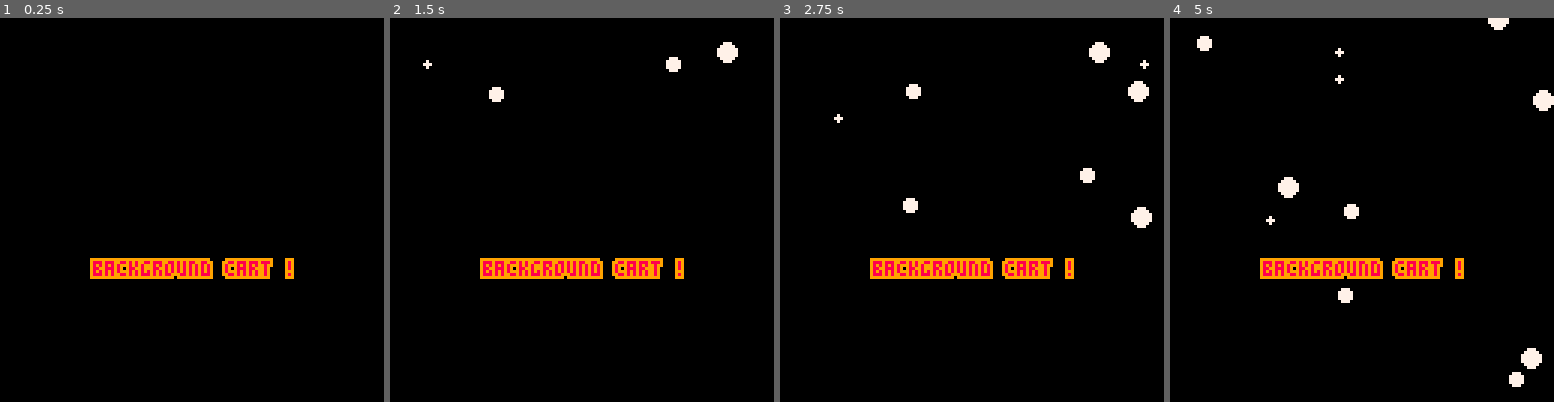
Above: before the commit, frames 1-4 (left to right).
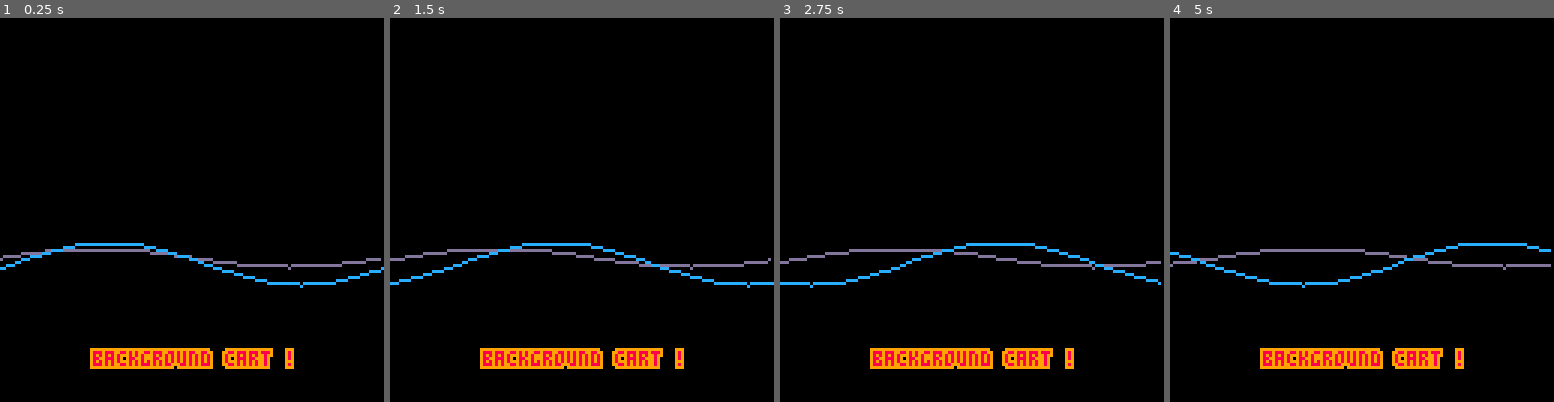
Above: after the commit, the same moments.

Repository: RemySd/background-pico8
Game: PICO-8 cartridge fun_bg.p8
The game is run twice, just before and just after one commit, with the same random seed, the same clock (stepped at 60 frames per second) and the same inputs.
Inputs:
- Up to frame 1 (0.25 s): no input
- Up to frame 2 (1.5 s): no input
- Up to frame 3 (2.75 s): no input
- Up to frame 4 (5 s): no input

The runs differ from the first frame. In frame 1, 6.3% of the frame differs, in the area x 0-100%, y 58-92%; in frame 2, 6.9%; in frame 3, 7.5%; in frame 4, 7.8%, in the area x 0-100%, y 0-97%.

Commit message:
Wave background in progress

Diff:
--- a/bg1.lua
+++ b/bg1.lua
@@ -16,7 +16,7 @@
 
 -- Run the snow background
 function runSnowBg()
-    currentTime = time()
+    local currentTime = time()
 
     if (currentTime - snowBg.prevBallCreatedAt) > snowBg.intensity then
         snowBg.prevBallCreatedAt = currentTime
@@ -37,9 +37,9 @@
 -- Create a ball with randon properties
 function createBall()
     -- pos between min and max horizontal size
-    xPos = flr(rnd(124))
-    radius = flr(rnd(3)) + 1
-    speed = radius -- If the ball is large, the speed is more faster
+    local xPos = flr(rnd(124))
+    local radius = flr(rnd(3)) + 1
+    local speed = radius -- If the ball is large, the speed is more faster
 
     return {
         xPos = xPos,
--- /dev/null
+++ b/bg2.lua
@@ -0,0 +1,91 @@
+-- Wave background
+
+WHITE_COLOR = 7
+
+-- initialization handling --
+
+-- Initialize the background variables
+function initWaveBg()
+    waveBg = {
+        waves = {},
+        samples = 128,
+        amp = 3,
+        frequency = 1,
+        center = 80,
+        speed = 0.1,
+        color = 13
+    }
+
+    createLines(waveBg)
+
+    secondaryWaveBg = {
+        waves = {},
+        samples = 128,
+        amp = 7,
+        frequency = 1,
+        center = 82,
+        speed = 0.5,
+        color = 12
+    }
+
+    createLines(secondaryWaveBg)
+end
+
+function createLines(waveItem)
+    local i_f = 128 / waveItem.frequency
+    local dx = 128 / waveItem.samples
+    local color = waveItem.color or WHITE_COLOR
+
+    for x = 0, 127, dx do
+        local lineWave = {
+            x1 = x,
+            y1 = waveItem.center + sin(x / i_f) * waveItem.amp,
+            x2 = x,
+            y2 = waveItem.center + sin(x / i_f) * waveItem.amp,
+            color = color
+        }
+
+        add(waveItem.waves, lineWave)
+    end
+end
+
+-- data handling --
+
+-- Run the wave background
+function runWaveBg()
+    for wave in all(waveBg.waves) do
+        wave.x1 = wave.x1 + waveBg.speed
+        wave.x2 = wave.x2 + waveBg.speed
+
+        if wave.x1 > 127 then
+            wave.x1 = 0
+        end
+
+        if wave.x2 > 127 then
+            wave.x2 = 0
+        end
+    end
+
+    for wave in all(secondaryWaveBg.waves) do
+        wave.x1 = wave.x1 + secondaryWaveBg.speed
+        wave.x2 = wave.x2 + secondaryWaveBg.speed
+
+        if wave.x1 > 127 then
+            wave.x1 = 0
+        end
+
+        if wave.x2 > 127 then
+            wave.x2 = 0
+        end
+    end
+end
+
+-- drawing handling --
+
+function drawWaveBg(waveItem)
+
+    for waveDot in all(waveItem.waves) do
+        line(waveDot.x1, waveDot.y1, waveDot.x2, waveDot.y2, waveDot.color)
+    end
+
+end
--- a/fun_bg.p8
+++ b/fun_bg.p8
@@ -4,22 +4,27 @@
 
 #include utils.lua
 #include bg1.lua
+#include bg2.lua
 
 function _init()
     initSnowBg()
+    initWaveBg()
 end
 
 function _update()
     runSnowBg()
+    runWaveBg()
 end
 
 function _draw()
 	cls()
 
-    drawSnowBg()
+    -- drawSnowBg()
+    drawWaveBg(waveBg)
+    drawWaveBg(secondaryWaveBg)
 
     title = "background cart !"
-    outline(title, getCenterTextX(title), 80, 9, 8)
+    outline(title, getCenterTextX(title), 110, 9, 8)
 end
 
 __gfx__
